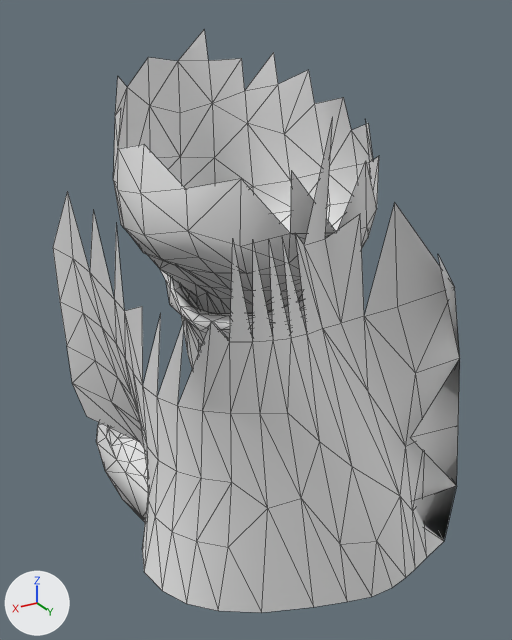
Renders of the FBX model Assets/Resources/Models/Equip/Arquimago_BotaL.fbx from each side of a commit.
Before and after are seen from a 50 mm camera at (0.303, 0.553, -0.396) aimed at (-0.014, 0.024, -0.66). Every picture has the same lights, and +X, +Y and +Z are marked at lower left. The first picture is the older version. Mesh edges are drawn as thin lines. Where no turn or scale is listed for an object, it has been applied to the vertices. Vertices at exactly the same position are counted once.

In view in the first picture: 'Piece'.
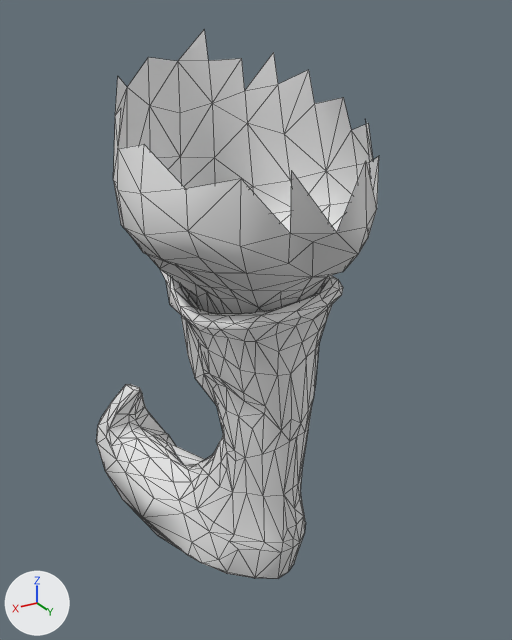
Changed parts and their boxes (x1, y1, x2, y2) in the pictures (512 x 640 px):
'Piece', reshaped (30% narrower): before (53, 30, 460, 613); after (96, 30, 379, 579)
part 1 of me_piece_014, deleted: before (53, 119, 460, 613)

Diff of the bpy script that builds the scene:
```diff
--- a/Assets/Resources/Models/Equip/Arquimago_BotaL.fbx.py
+++ b/Assets/Resources/Models/Equip/Arquimago_BotaL.fbx.py
@@ me_piece_014 @@
 # used by ob_piece; location = (0.0, 0.0, 0.0)
-me_piece_014.from_pydata(...)  # 693 vertices, 1247 faces; spans x -0.126..0.168, y -0.212..0.23, z -0.936..-0.408
+me_piece_014.from_pydata(...)  # 587 vertices, 1096 faces; spans x -0.112..0.116, y -0.212..0.16, z -0.936..-0.408
+# me_piece_014 part 1: the loose piece of 106 vertices spanning x -0.126..0.168, y 0.009..0.23, z -0.848..-0.457 is deleted
 me_piece_014.materials.append(mat_kz_equipmaps)
```
